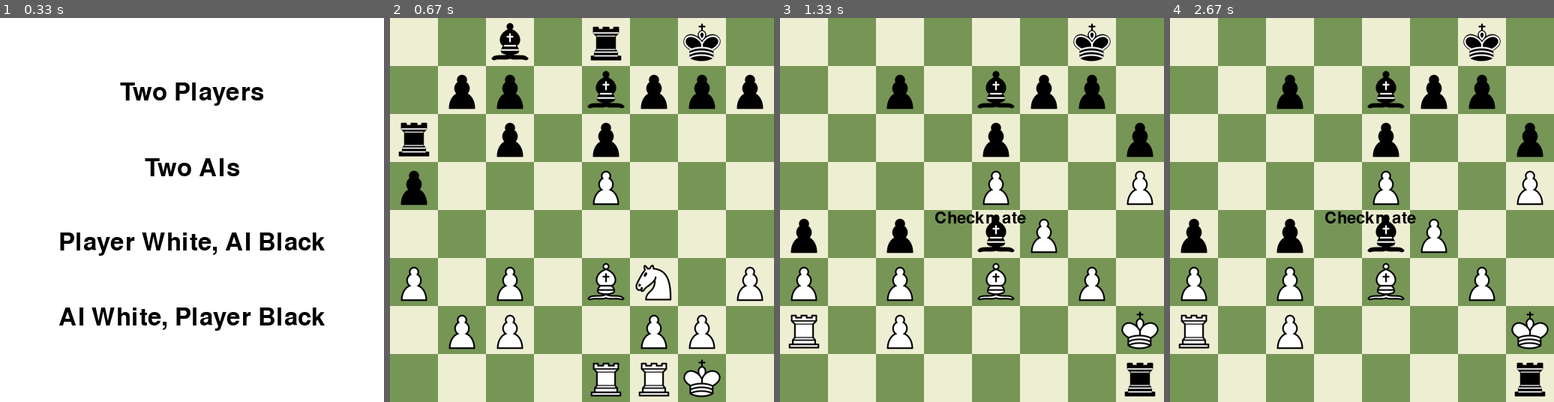
Above: before the commit, frames 1-4 (left to right).
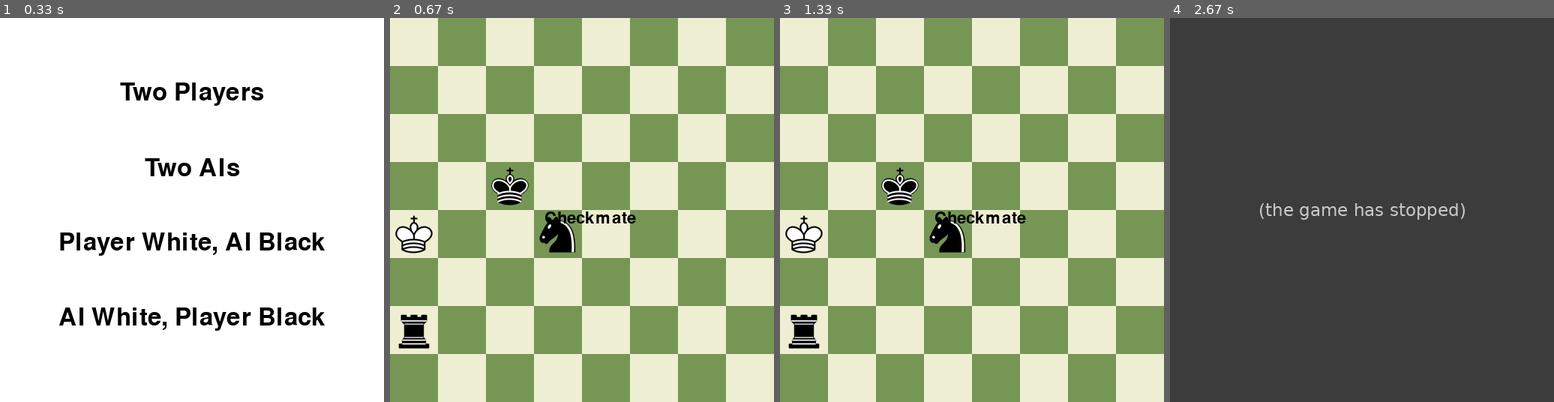
Above: after the commit, the same moments.

Repository: LeQuangMien10/ChessAI
Game: pygame game, started from main.py
Two runs of this game, one before a commit and one after it. Both use one fixed random seed, a clock stepped at 60 frames per second and the inputs below.
Inputs (mouse positions are in pixels of both pictures, inside the frame that each line leads up to):
- Up to frame 1 (0.33 s): no input
- Up to frame 2 (0.67 s): click (582, 167) at 0.38 s
- Up to frame 3 (1.33 s): no input
- Up to frame 4 (2.67 s): no input

Frame 1 is identical in both runs. In frame 2, 15% of the frame differs, in the area x 1-98%, y 1-99%; in frame 3, 10%; in frame 4, 100%, in the area x 0-100%, y 0-100%.
After the commit the program exited at 2.53 s; later frames show no game.

Commit message:
Added mop-up evaluation

Diff:
--- a/changes.txt
+++ b/changes.txt
@@ -9,3 +9,4 @@
 10:45 PM 12/4/2025: Sửa lỗi depth chẵn lần 2
 1:52 AM 13/4/2025: Sửa lỗi depth chẵn lần 3
 2:34 AM 13/4/2025: Thêm transposition_table
+2:06 PM 13/4/2025: Thêm mop-up evaluation cho endgame
--- a/config.py
+++ b/config.py
@@ -20,6 +20,21 @@
 # Game
 DEFAULT_DEPTH = 4
 TRANSPOSITION_FILE = 'transposition_table.pkl'
+
+# Board
+
+# Test tránh hòa do LẶP NƯỚC 1 (2 xe vs vua)
+FEN_STRING_THREEFOLD_REPEAT_1 = "8/8/8/8/1k6/8/r1r5/K7 w - - 0 1"
+
+# Test tránh hòa do LẮP NƯỚC 2 (vua vs Mã+Xe)
+FEN_STRING_THREEFOLD_REPEAT_2 = "1K6/8/8/8/8/kn6/8/2r5 w - - 0 1"
+
+# Test endgame 1 (Vua + Hậu vs Vua)
+FEN_STRING_ENDGAME_1 = '8/8/5k2/8/8/3Q4/4K3/8 w - - 0 1'
+
+# Test endgame 2 (Vua + Tốt vs Vua)
+FEN_STRING_ENDGAME_2 = '8/8/5k2/8/8/5P2/4K3/8 w - - 0 1'
+
 
 PAWN_POSITION_BONUS = [
     [ 0,  0,  0,  0,  0,  0,  0,  0],
@@ -95,3 +110,14 @@
     chess.QUEEN: 900,
     chess.KING: 0
 }
+
+CENTER_MANHATTAN_DISTANCE = [
+    [6, 5, 4, 3, 3, 4, 5, 6],
+    [5, 4, 3, 2, 2, 3, 4, 5],
+    [4, 3, 2, 1, 1, 2, 3, 4],
+    [3, 2, 1, 0, 0, 1, 2, 3],
+    [3, 2, 1, 0, 0, 1, 2, 3],
+    [4, 3, 2, 1, 1, 2, 3, 4],
+    [5, 4, 3, 2, 2, 3, 4, 5],
+    [6, 5, 4, 3, 3, 4, 5, 6]
+]
--- a/main.py
+++ b/main.py
@@ -11,22 +11,6 @@
 pygame.display.set_caption("Chess")
 
 game_mode = get_game_mode(screen)
-
-# Test tránh hòa do LẶP NƯỚC 1 (2 xe vs vua)
-fen_string_loop5 = "8/8/8/8/1k6/8/r1r5/K7 w - - 0 1"
-# board = chess.Board(fen_string_loop5)
-
-# Test tránh hòa do LẮP NƯỚC 2 (vua vs Mã+Xe)
-fen_string2 = "1k6/8/8/8/8/KN6/8/2R5 w - - 0 1"
-# board = chess.Board(fen_string2)
-
-
-board = chess.Board()
-selected_square = None
-legal_moves = []
-
-clock = pygame.time.Clock()
-running = True
 
 
 def handle_game_end():
@@ -161,6 +145,11 @@
             handle_game_end()
             break
 
+board = chess.Board(FEN_STRING_THREEFOLD_REPEAT_2) # Thêm Fen_string trong config để test
+selected_square = None
+legal_moves = []
+clock = pygame.time.Clock()
+running = True
 
 while running:
     clock.tick(60)
--- a/minimax.py
+++ b/minimax.py
@@ -15,6 +15,7 @@
 else:
     transposition_table = {}
 
+
 def save_transposition_table(min_depth=3):
     # Đọc bảng cũ nếu có
     old_table = {}
@@ -38,17 +39,58 @@
         pickle.dump(filtered_table, f)
 
 
+def manhattan_distance(square1, square2):
+    """
+    Tính khoảng cách manhattan giữa hai ô
+    :param square1: ô thứ nhất
+    :param square2: ô thứ hai
+    :return: khoảng cách manhattan
+    """
+    file1, rank1 = chess.square_file(square1), chess.square_rank(square1)
+    file2, rank2 = chess.square_file(square2), chess.square_rank(square2)
+    return abs(file1 - file2) + abs(rank1 - rank2)
+
+def mop_up_evaluation(board):
+    """
+    Tính mop-up evaluation cho giai đoạn end game (https://www.chessprogramming.org/Mop-up_Evaluation)
+    :param board: bàn cờ
+    :return: giá trị mop-up
+    """
+    evaluation = 0
+    # Vị trí vua
+    king_square = board.king(board.turn)
+    opponent_king_square = board.king(not board.turn)
+    if king_square and opponent_king_square:
+        # 1. Thưởng vua đối phương xa trung tâm
+        center_manhattan_distance = config.CENTER_MANHATTAN_DISTANCE[7 - opponent_king_square // 8][opponent_king_square % 8]
+        center_bonus = 4.7 * center_manhattan_distance
+        evaluation += center_bonus
+
+        # 2. Thưởng hai vua gần nhau
+        kings_distance = manhattan_distance(king_square, opponent_king_square)
+        king_proximity_bonus = 1.6 * (14 - kings_distance)
+        evaluation += king_proximity_bonus
+
+    return evaluation
+
 def evaluate_board(board_):
+    """
+    Đánh giá bàn cờ
+    :param board_: bàn cờ
+    :return: Giá trị bàn cờ
+    """
+
     if board_.is_checkmate():
         return -float('inf') if DEFAULT_DEPTH % 2 == 1 else float('inf')
     if board_.is_stalemate() or board_.is_insufficient_material():
         return 0
 
     evaluation = 0
+    is_endgame_phase = is_endgame(board_)
 
     # 1. Trừ điểm nếu bị chiếu
     if board_.is_check():
-        evaluation -= 20
+        evaluation -= 20 if not is_endgame_phase else 10
 
     # 2. Trung tâm bàn cờ
     center_squares = [chess.D4, chess.E4, chess.D5, chess.E5]
@@ -79,7 +121,8 @@
             elif piece.piece_type == chess.QUEEN:
                 positional_bonus = config.QUEEN_POSITION_BONUS[7 - index // 8][index % 8]
             elif piece.piece_type == chess.KING:
-                positional_bonus = config.KING_POSITION_BONUS[7 - index // 8][index % 8]
+                # Được tính bình thường khi không phải endgame, nếu là endgame thì sẽ được tính sau.
+                positional_bonus = config.KING_POSITION_BONUS[7 - index // 8][index % 8] if not is_endgame_phase else 0
             else:
                 positional_bonus = 0
 
@@ -98,10 +141,15 @@
         king_square = board_.king(color)
         if king_square:
             defenders = len(board_.attackers(color, king_square))
+            bonus = defenders * 5 if not is_endgame_phase else defenders * 2
             if color == board_.turn:
-                evaluation += defenders * 5
-            else:
-                evaluation -= defenders * 5
+                evaluation += bonus
+            else:
+                evaluation -= bonus
+
+    # 6. Mop-up evaluation
+    if is_endgame_phase:
+        evaluation += mop_up_evaluation(board_)
 
     return evaluation
 
@@ -148,12 +196,6 @@
     start_time = time.time()
 
     best_move = None
-    # if board.turn == chess.WHITE:
-    #     best_value = -float('inf')
-    #     is_maximizing = True
-    # else:
-    #     best_value = float('inf')
-    #     is_maximizing = False
     best_value = -float('inf')
     is_maximizing = True
 
@@ -180,12 +222,6 @@
         evaluation = minimax(board, depth - 1, float('-inf'), float('inf'), not is_maximizing)
         board.pop()
 
-        # if board.turn == chess.WHITE and evaluation > best_value:
-        #     best_value = evaluation
-        #     best_move = move
-        # elif board.turn == chess.BLACK and evaluation < best_value:
-        #     best_value = evaluation
-        #     best_move = move
         if evaluation > best_value:
             best_value = evaluation
             best_move = move
@@ -258,13 +294,15 @@
     moves.sort(key=move_score)
     return moves
 
+
 # Hàm tránh bị hòa khi đang có lợi thế
 def is_threefold_repetition_if_move(board, move):
     board_copy = board.copy()
     board_copy.push(move)
-    return board_copy.is_repetition(3) #3 lần lặp => Có thể cầu hòa, 5 lần lặp => Bắt buộc hòa
-
-#Hàm tính giá trị quân còn lại trên bàn
+    return board_copy.is_repetition(3)  # 3 lần lặp => Có thể cầu hòa, 5 lần lặp => Bắt buộc hòa
+
+
+# Hàm tính giá trị quân còn lại trên bàn
 def material_score(board):
     white_score = 0
     black_score = 0
@@ -279,3 +317,27 @@
                 black_score += value
 
     return white_score, black_score
+
+
+def is_endgame(board):
+    """
+    Kiểm tra xem bàn cờ có tổng giá trị các quân cờ nhỏ hơn 1300
+    hoặc cả hai bên không còn quân hậu hay xe nào
+    :param board: bàn cờ
+    :return: True nếu là end game, False nếu ngược lại
+    """
+    white_material = black_material = 0
+    has_major_piece = False
+
+    for square in chess.SQUARES:
+        piece = board.piece_at(square)
+        if piece:
+            value = config.PIECE_VALUES[piece.piece_type]
+            if piece.color == chess.WHITE:
+                white_material += value
+            else:
+                black_material += value
+            if piece.piece_type in [chess.QUEEN, chess.ROOK]:
+                has_major_piece = True
+    total_material = white_material + black_material
+    return total_material < 1200 or not has_major_piece
Binary file changed: transposition_table.pkl
